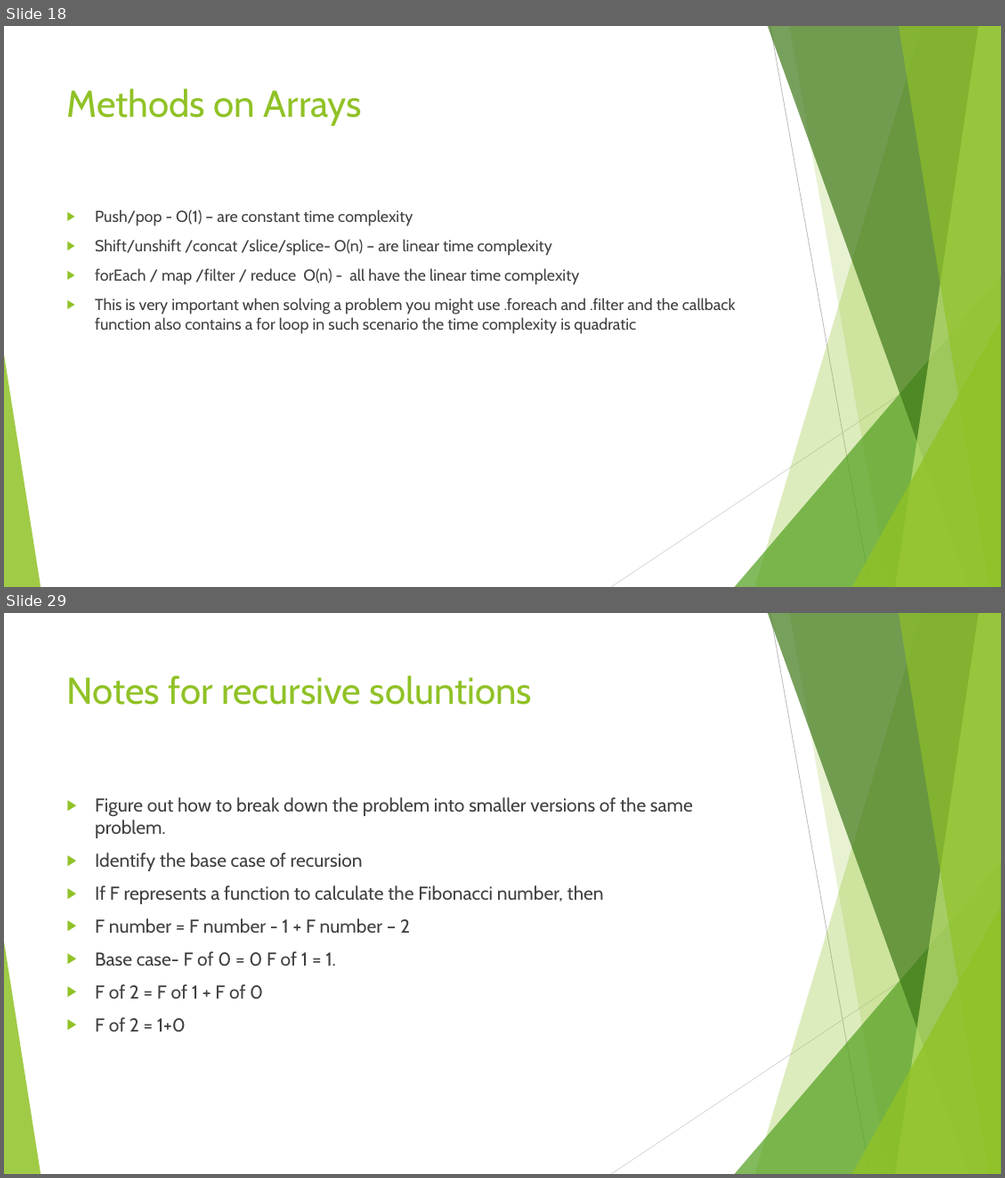
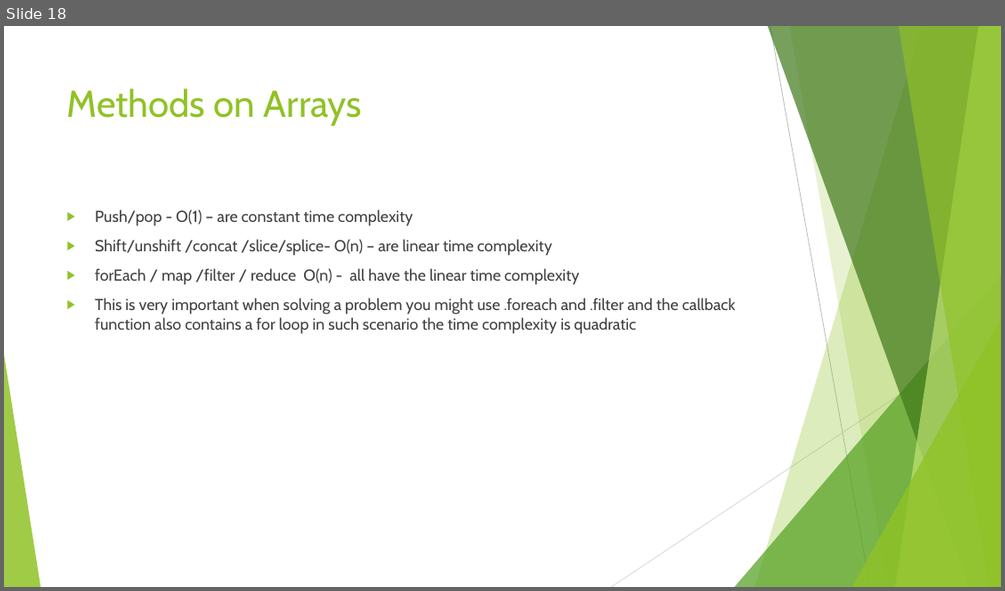
Before and after one commit to divyaparyani67/DSA, a slide deck: Algorithm/DSA- Learning.pptx. Shown one above the other, each under a label of ours: slides 18 and 29 before the commit, slide 18 after it; the slides between them are not shown. The pictures are 1005x1178 and 1005x591 pixels, drawn with LibreOffice and Linux fonts; fonts in the diff are those of the drawing. Boxes give left, top, right and bottom in pixels: in the first picture for what was removed or moved away, otherwise in the second. Text is boxed around its words. In the diff, an @@ line names an element or a change of style, - is before the commit and + after.

```diff
--- a/Algorithm/DSA- Learning.pptx
+++ b/Algorithm/DSA- Learning.pptx
@@ slide 29 removed at box(4, 613, 1001, 1174), background #FFFFFF; not listed: 10 template elements that a slide beside it also shows @@
@@ title removed at box(67, 675, 532, 705) @@
-Notes for recursive soluntions
@@ text removed at box(95, 797, 693, 1032) @@
-▶ Figure out how to break down the problem into smaller versions of the same problem.
-▶ Identify the base case of recursion
-▶ If F represents a function to calculate the Fibonacci number, then
-▶ F number = F number - 1 + F number – 2
-▶ Base case- F of 0 = 0 F of 1 = 1.
-▶ F of 2 = F of 1 + F of 0
-▶ F of 2 = 1+0
```
Also in this commit, not shown: 1 slide added, 14 other slides removed, 17 other files.
